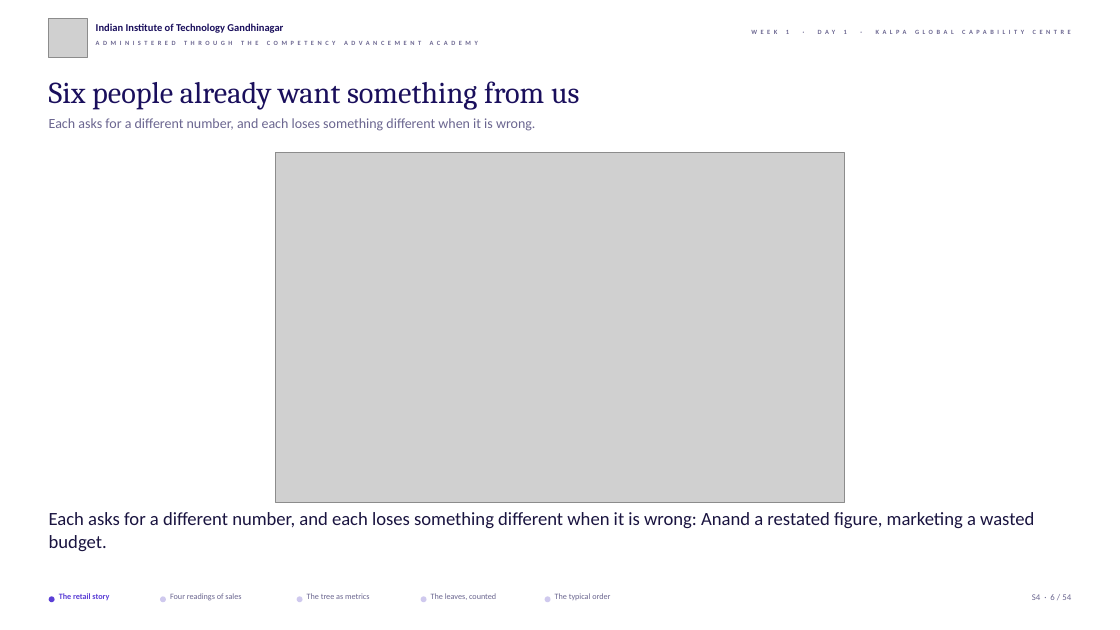
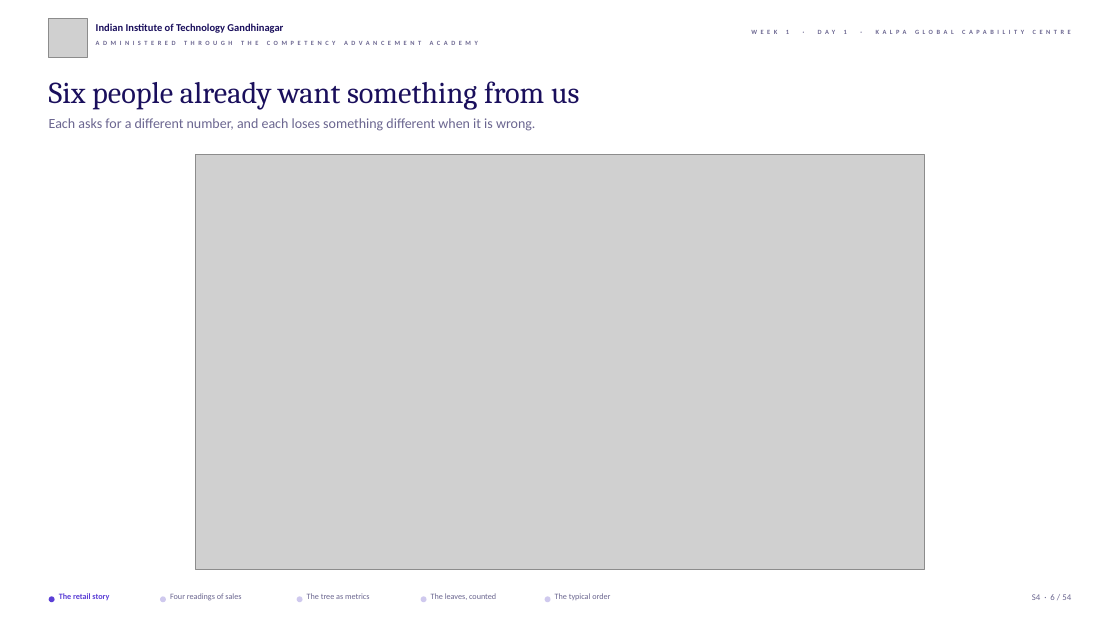
Before and after one commit to fde-academy-lab/c2-content-factory, a slide deck: slide 6 of content/W01/D1/slides/C2_W01_D01_half1_STUDENT.pptx. Drawn at 1120x630 pixels with LibreOffice and Linux fonts; fonts in the diff are those of the drawing; grey boxes stand for pictures; background and template pictures are left out. Boxes give left, top, right and bottom in pixels: in the first picture for what was removed or moved away, otherwise in the second. Text is boxed around its words. In the diff, an @@ line names an element or a change of style, - is before the commit and + after.

```diff
--- a/content/W01/D1/slides/C2_W01_D01_half1_STUDENT.pptx
+++ b/content/W01/D1/slides/C2_W01_D01_half1_STUDENT.pptx
@@ picture: place and size @@
-picture at (276, 153, 844, 503)
+picture at (196, 155, 925, 570)
@@ text removed at (49, 512, 1034, 551) @@
-Each asks for a different number, and each loses something different when it is wrong: Anand a restated figure, marketing a wasted budget.
```
Also in this commit, not shown: 9 other slides changed, 39 other files.
